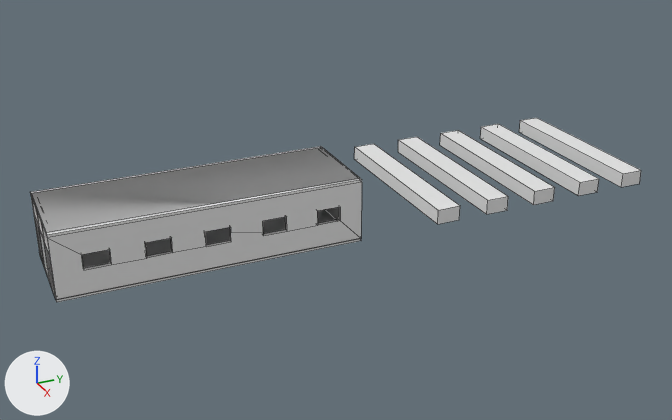
An edit to the FBX model assets/models/Taginredning.fbx, drawn before and after from the same camera.
One viewpoint serves both versions: a 50 mm lens placed at (121.3, -32.9, 62.5), pointed at (0.7, 21.4, 2.2). Arrows for +X, +Y and +Z are at lower left; the lights stay in place. Mesh edges are drawn as thin lines. Where no turn or scale is listed for an object, it has been applied to the vertices. Vertices at the same position are counted once.

Before the edit, the objects in view are built like this:
```python
me_cube_004 = bpy.data.meshes.new('Cube.004')
me_cube_004.from_pydata(...)  # 170 vertices, 134 faces; spans x -7.6..7.6, y -22.5..22.5, z -0.2..9.8
me_cube_004.materials.append(mat_material)  # white #e7e7e7
me_cube_005 = bpy.data.meshes.new('Cube.005')
me_cube_005.from_pydata(...)  # a box spanning x -14.3..14.3, y -1.8..1.8, z -1.1..1.1; a box spanning x -14.3..14.3, y 6.6..10.3, z -1.1..1.1; a box spanning x -14.3..14.3, y 15.1..18.7, z -1.1..1.1; a box spanning x -14.3..14.3, y 23.5..27.2, z -1.1..1.1; a box spanning x -14.3..14.3, y 32.0..35.7, z -1.1..1.1
ob_cube = bpy.data.objects.new('Cube', me_cube_004)
ob_cube.location = (0.0, 0.0, 0.0)
ob_cube_001 = bpy.data.objects.new('Cube.001', me_cube_005)
ob_cube_001.location = (0.3, 33.4, 4.9)
```
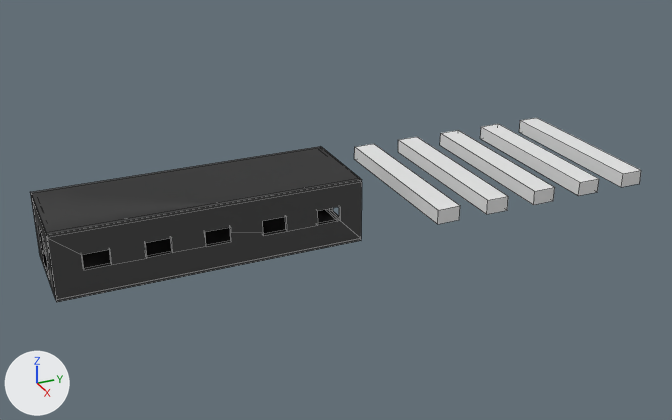
The change, as a list of edits to the scene's bpy script:
```text
Add mat_material_003:
    mat_material_003 = principled_material('Material.003')
    mat_material_003.base_color = (0.0842, 0.0842, 0.0842)  # dark grey #525252
    mat_material_003.metallic = 0.55
Change me_cube_004:
    used by ob_cube; location = (0.0, 0.0, 0.0)
    remove me_cube_004.from_pydata(...)  # 170 vertices, 134 faces; spans x -7.6..7.6, y -22.5..22.5, z -0.2..9.8
    add me_cube_004.from_pydata(...)  # 174 vertices, 118 faces; spans x -7.6..7.6, y -22.5..22.5, z -0.2..9.8
    me_cube_004 part 1
    8 vertices are removed from x -2.5..2.5, y -22.5..-21.8, z 6.5
    26 faces are deleted
    6 vertices are added at (-2.8, 22.5, 6.6), (-2.8, 22.5, 0.5), (-2.8, 21.8, 6.6), (-2.8, 21.8, 0.5), (-2.8, -22.5, 0.5), (-2.8, -22.5, 6.6)
    6 new vertices lie (5.6, 0.0, 0.0) away from vertices in x -2.8, y -22.5..22.5, z 0.5..6.6
    10 new faces join them
    me_cube_004 part 2: 108 faces spanning x -7.6..7.6, y -22.5..22.5, z -0.2..9.8 switch from mat_material (white #e7e7e7) to mat_material_003 (dark grey #525252)
```

Pixel boxes (x1, y1, x2, y2) of what changed, in the pictures (672 x 420 px):
part 1 of me_cube_004, cut back: (32, 199, 339, 295) in both
part 2 of me_cube_004, recoloured: (31, 146, 362, 302) in both
